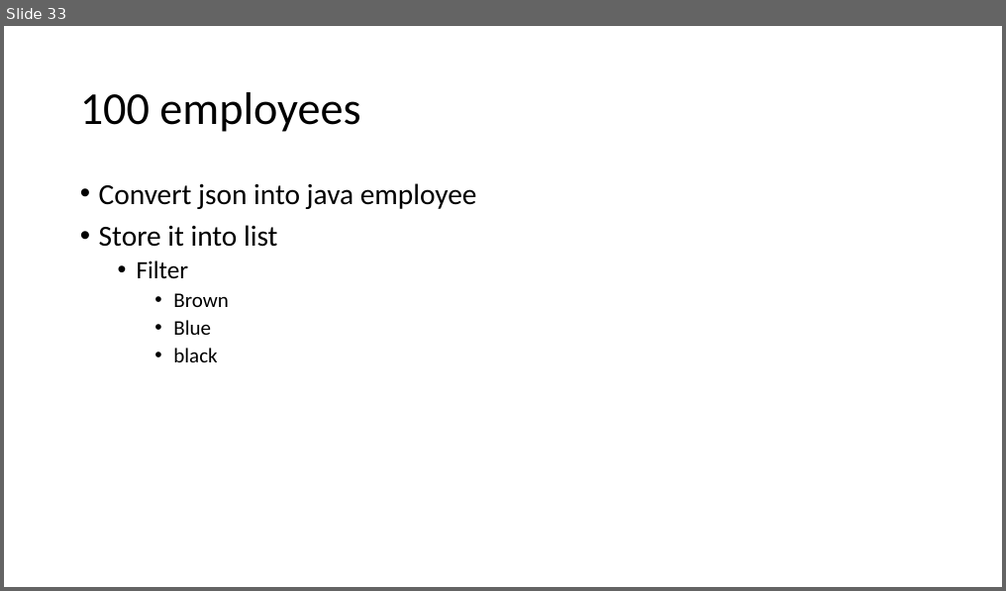
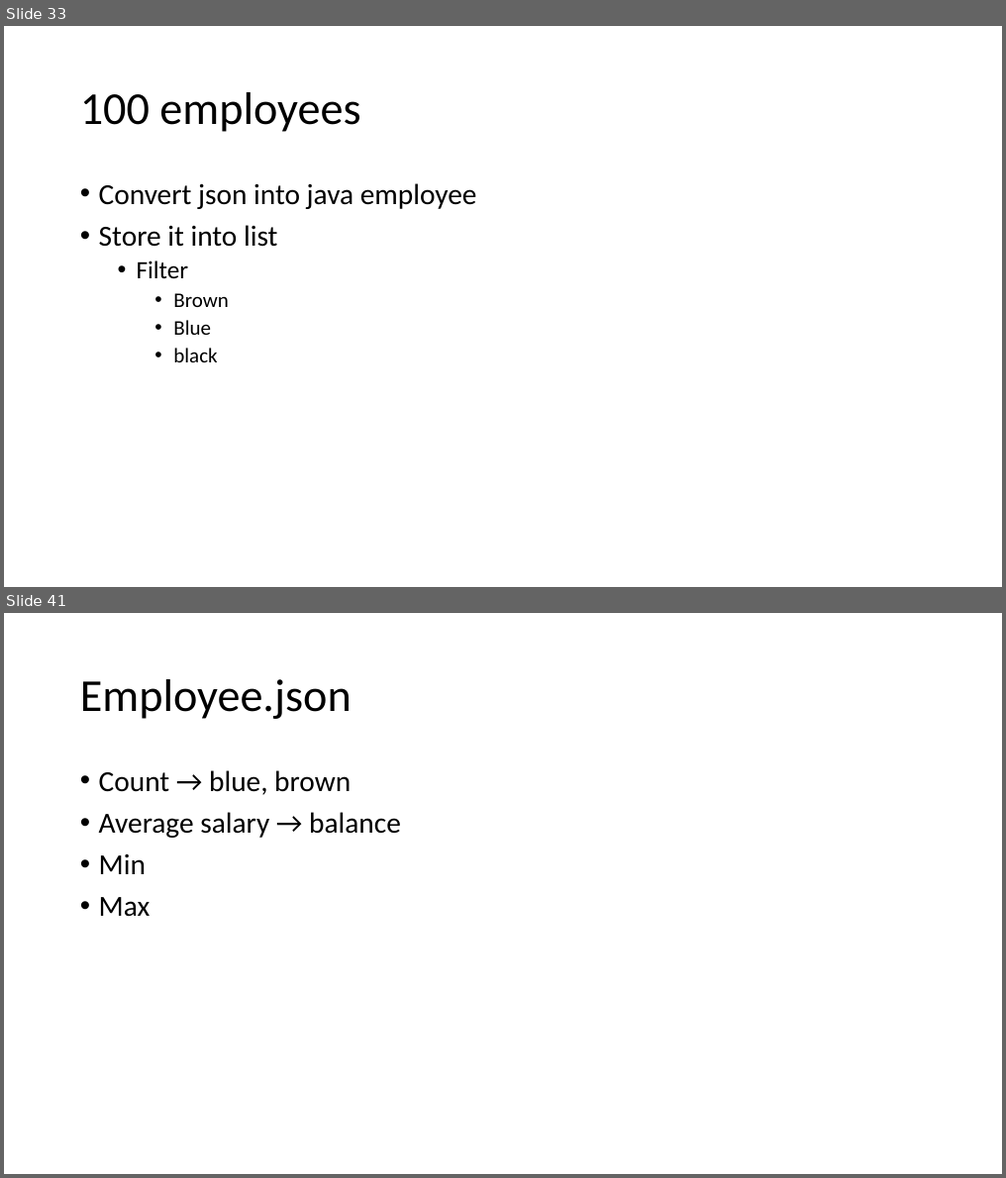
Before and after one commit to caprepo/java8, a slide deck: Java8.pptx. Shown one above the other, each under a label of ours: slide 33 before the commit, slides 33 and 41 after it; the slides between them are not shown. The pictures are 1006x591 and 1006x1178 pixels, drawn with LibreOffice and Linux fonts; fonts in the diff are those of the drawing. Boxes give left, top, right and bottom in pixels: in the first picture for what was removed or moved away, otherwise in the second. Text is boxed around its words. In the diff, an @@ line names an element or a change of style, - is before the commit and + after.

```diff
--- a/Java8.pptx
+++ b/Java8.pptx
@@ slide 41 added at bbox=[4, 613, 1002, 1174], background #FFFFFF @@
@@ title added at bbox=[80, 679, 351, 719], 44 pt, text #000000 @@
+Employee.json
@@ text added at bbox=[99, 770, 401, 917], 28 pt, text #000000 @@
+• Count → blue, brown
+• Average salary → balance
+• Min
+• Max
```
Also in this commit, not shown: 1 slide changed, 11 other slides added, 1 other file.
